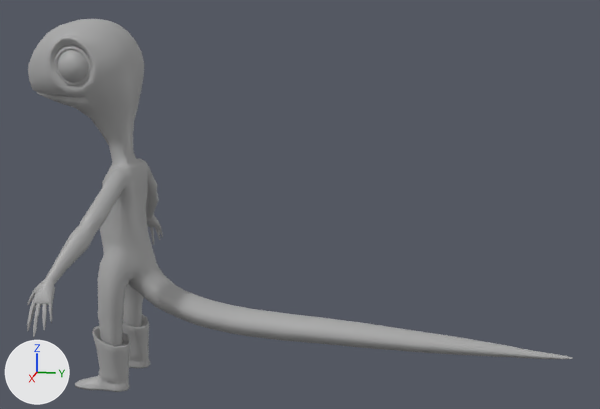
The FBX model assets/Characters/Aprentice.fbx: old version first, new version second.
Both versions are drawn from a 50 mm lens placed at (2.477, 1.094, 1.258), pointed at (-0.012, 0.596, 0.636). The axes (+X, +Y, +Z) are drawn at lower left. The lights are the same throughout. Where no turn or scale is listed for an object, it has been applied to the vertices.

In view in the first picture: 'Apprentice_LP'.
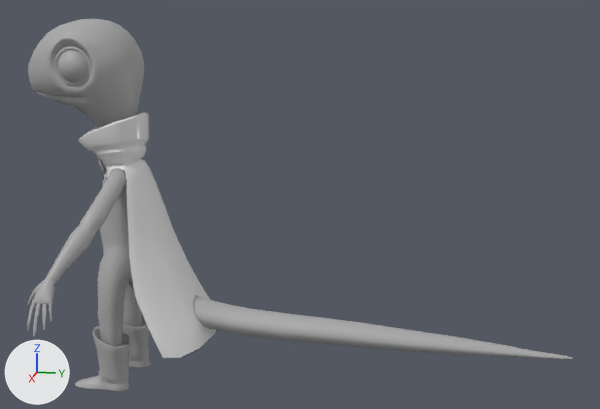
Pixel boxes [x1, y1, x2, y2] of what changed, in the pictures (600 x 409 px):
part 1 of me_mesh, added: after [97, 156, 105, 174]
part 2 of me_mesh, built on: before [110, 158, 148, 174]; after [79, 112, 216, 358]

Diff of the bpy script that builds the scene:
```diff
--- a/assets/Characters/Aprentice.fbx.py
+++ b/assets/Characters/Aprentice.fbx.py
@@ mat_lizardclothi_mat @@
+mat_lizardclothi_mat = principled_material('LizardClothi_MAT')
+mat_lizardclothi_mat.base_color = (0.8, 0.8, 0.8)  # white #e7e7e7
+mat_lizardclothi_mat.roughness = 0.2
@@ me_mesh @@
 # used by ob_apprentice_lp; location = (0.0, 0.0, 0.0)
-me_mesh.from_pydata(...)  # 4247 vertices, 4377 faces; spans x -0.47..0.47, y -0.28..1.45, z 0.0..1.2
+me_mesh.from_pydata(...)  # 4758 vertices, 4902 faces; spans x -0.47..0.47, y -0.28..1.45, z 0.0..1.2
+# me_mesh part 1: a new loose piece of 42 vertices spanning x 0.02..0.08, y -0.05..-0.02, z 0.72..0.78, in mat_standardsurface1 (grey #aaaaaa)
+# me_mesh part 2: 4 vertices moved within x -0.08..0.09, y -0.03..0.06, z 0.73..0.75; 469 vertices added at x -0.23..0.25, y -0.11..0.31, z 0.18..0.92
 me_mesh.materials.append(mat_standardsurface1)
+me_mesh.materials.append(mat_lizardclothi_mat)  # white #e7e7e7
```
